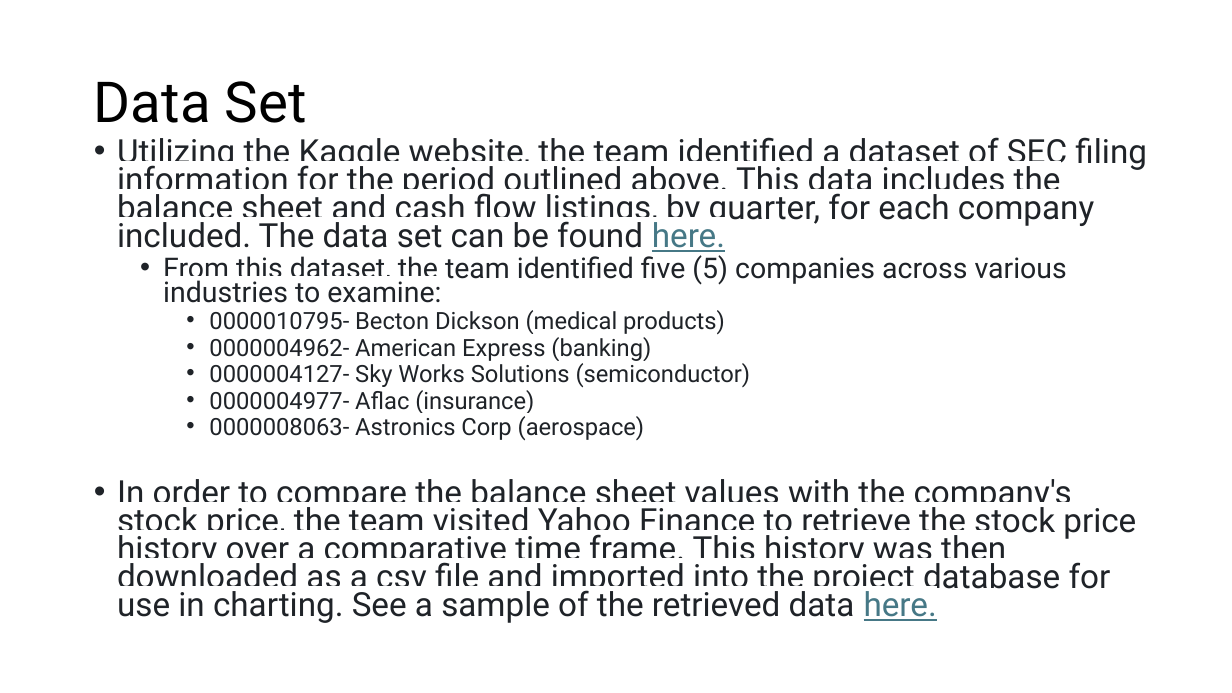
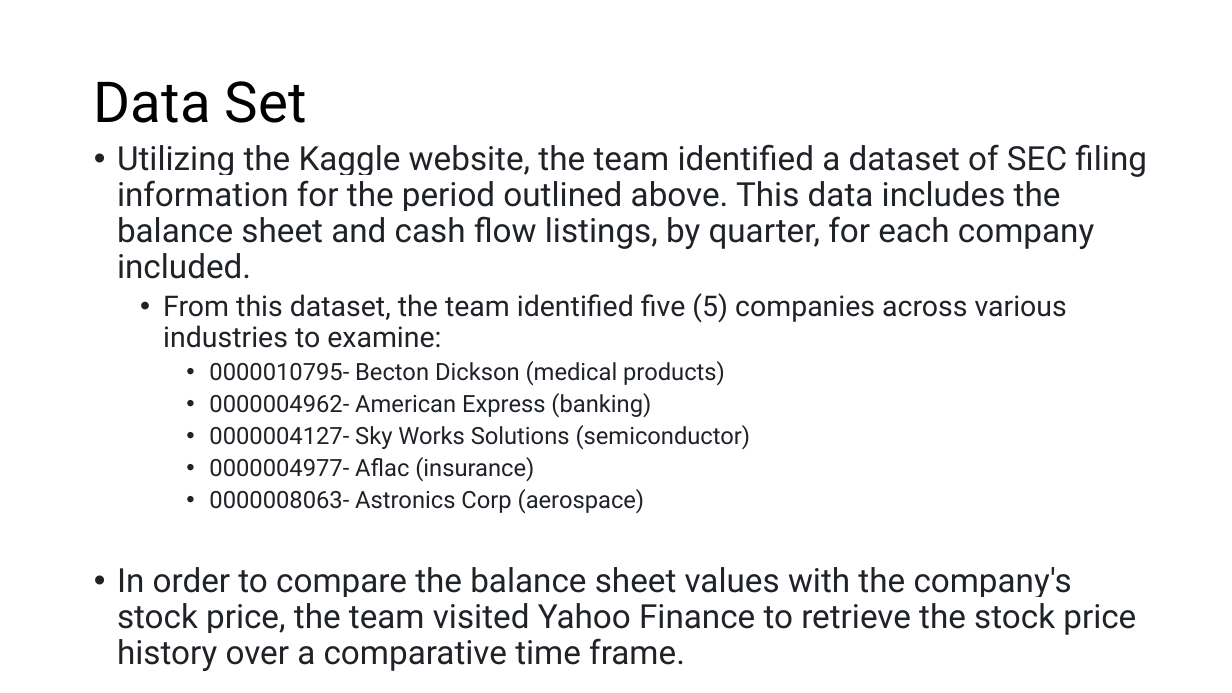
Before and after one commit to BrennanB572/Project-3, a slide deck: slide 4 of Company Stock vs Asset presentation.pptm. Drawn at 1232x693 pixels with LibreOffice and Linux fonts; fonts in the diff are those of the drawing. Boxes give left, top, right and bottom in pixels: in the first picture for what was removed or moved away, otherwise in the second. Text is boxed around its words. In the diff, an @@ line names an element or a change of style, - is before the commit and + after.

```diff
--- a/Company Stock vs Asset presentation.pptm
+++ b/Company Stock vs Asset presentation.pptm
@@ text at (x1=117, y1=144, x2=1147, y2=279): text changed @@
-• Utilizing the Kaggle website, the team identified a dataset of SEC filing information for the period outlined above. This data includes the balance sheet and cash flow listings, by quarter, for each company included. The data set can be found here.
+• Utilizing the Kaggle website, the team identified a dataset of SEC filing information for the period outlined above. This data includes the balance sheet and cash flow listings, by quarter, for each company included.
@@ text at (x1=163, y1=293, x2=1067, y2=513): line spacing 0.7 to 0.9 @@
@@ text at (x1=117, y1=567, x2=1136, y2=671): text changed @@
-• In order to compare the balance sheet values with the company's stock price, the team visited Yahoo Finance to retrieve the stock price history over a comparative time frame. This history was then downloaded as a csv file and imported into the project database for use in charting. See a sample of the retrieved data here.
+• In order to compare the balance sheet values with the company's stock price, the team visited Yahoo Finance to retrieve the stock price history over a comparative time frame.
```
Also in this commit, not shown: 6 other slides changed.
